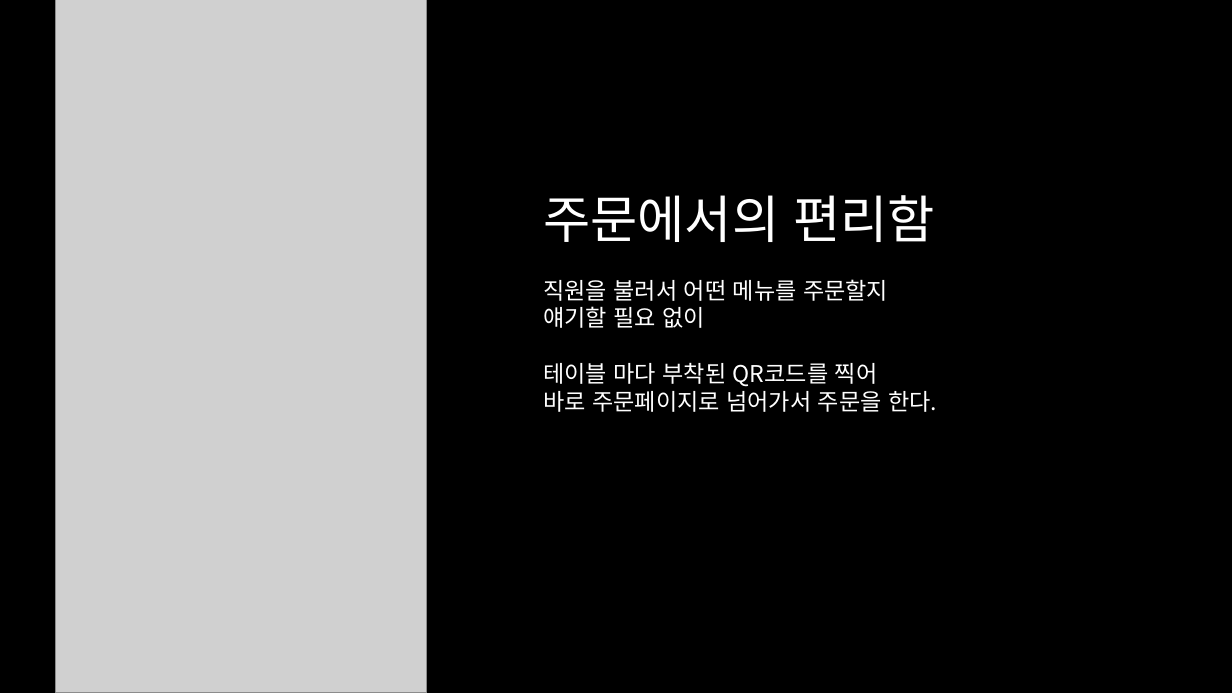
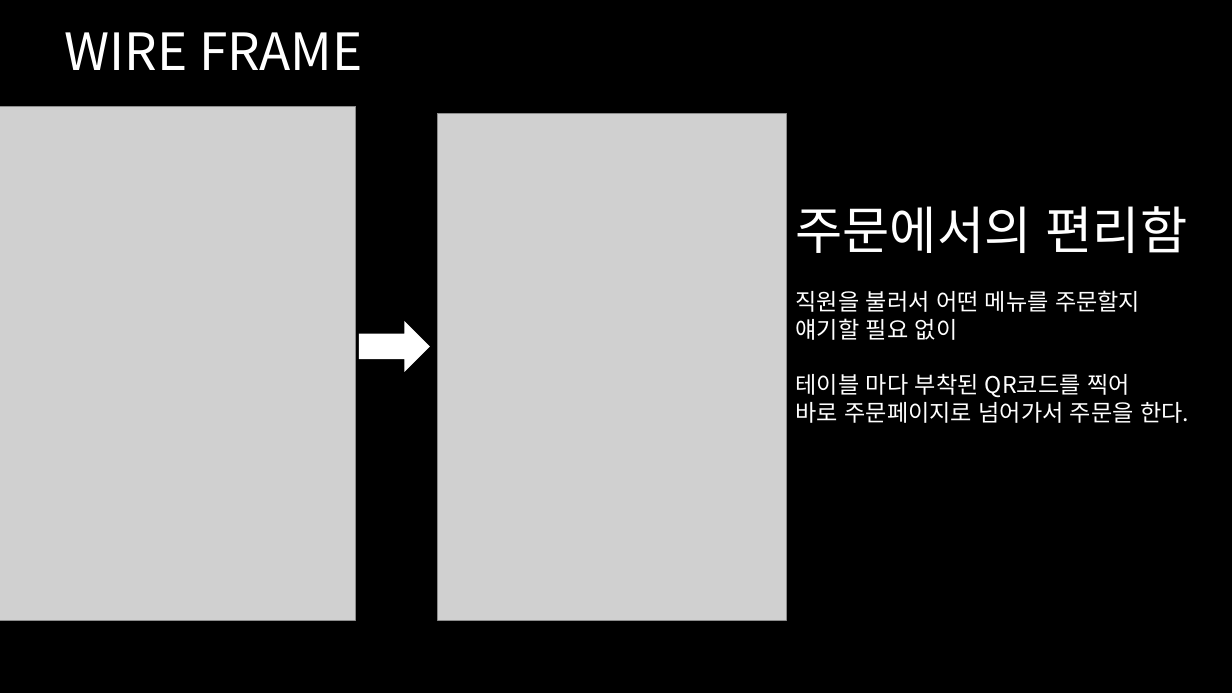
Before and after one commit to Kimsj0616/KAU-mobile, a slide deck: slide 4 of 기획발표 수정안.pptx. Drawn at 1232x693 pixels with LibreOffice and Linux fonts; fonts in the diff are those of the drawing; grey boxes stand for pictures. Boxes give left, top, right and bottom in pixels: in the first picture for what was removed or moved away, otherwise in the second. Text is boxed around its words. In the diff, an @@ line names an element or a change of style, - is before the commit and + after.

```diff
--- a/기획발표 수정안.pptx
+++ b/기획발표 수정안.pptx
@@ text added at bbox=[65, 32, 363, 70], 40 pt, text #FFFFFF @@
+WIRE FRAME
@@ picture: place and size @@
-picture at bbox=[55, 0, 427, 693]
+picture at bbox=[0, 106, 356, 620]
@@ picture added at bbox=[438, 114, 787, 620] @@
@@ text "주문에서의 편리함": place and size @@
-text "주문에서의 편리함" at bbox=[543, 195, 937, 412]
+text "주문에서의 편리함" at bbox=[796, 206, 1189, 423]
@@ right arrow added at bbox=[359, 321, 430, 372], fill #FFFFFF @@
```
Also in this commit, not shown: 1 other slide changed, 2 slides added, 1 slide removed.
